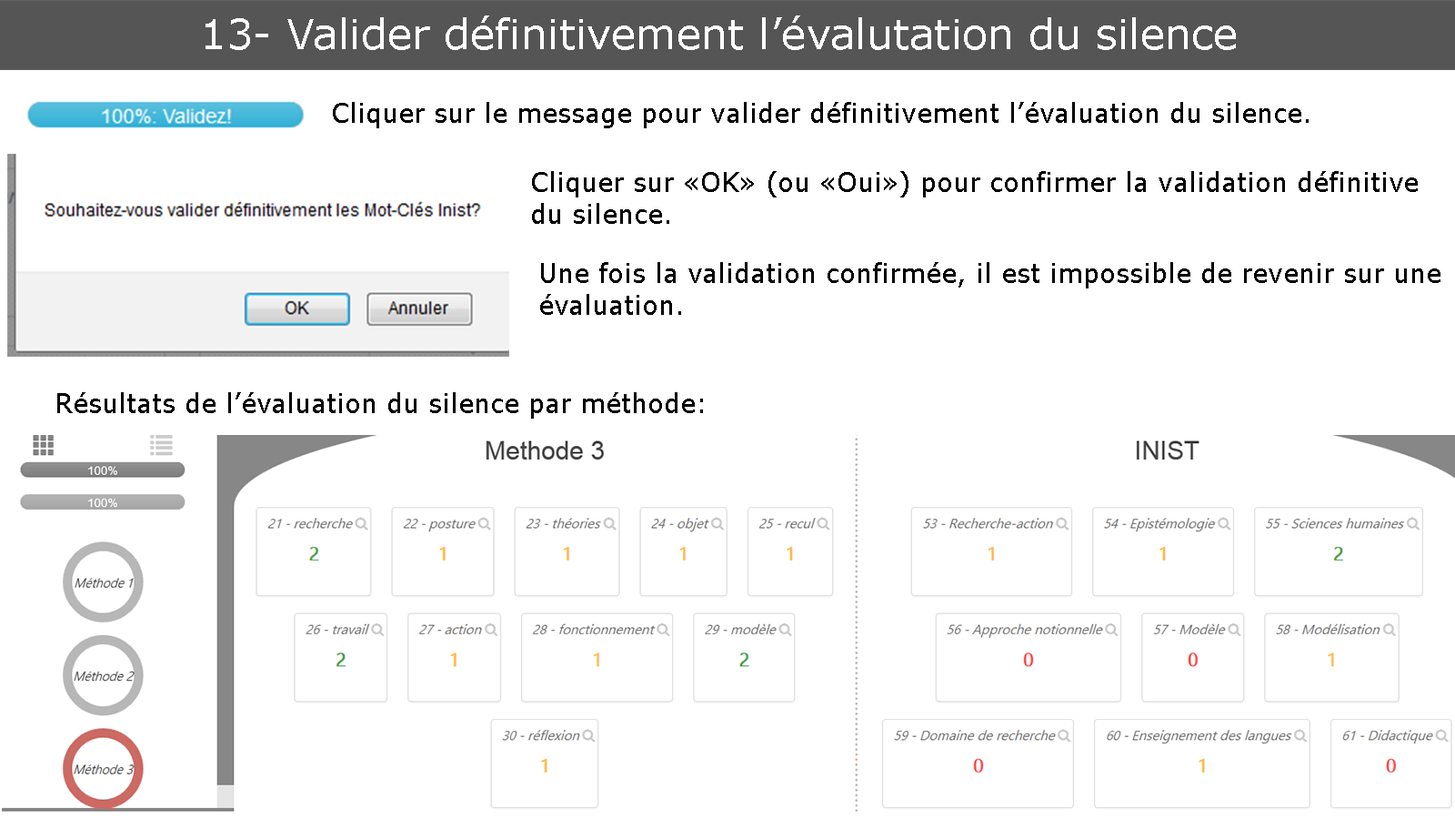
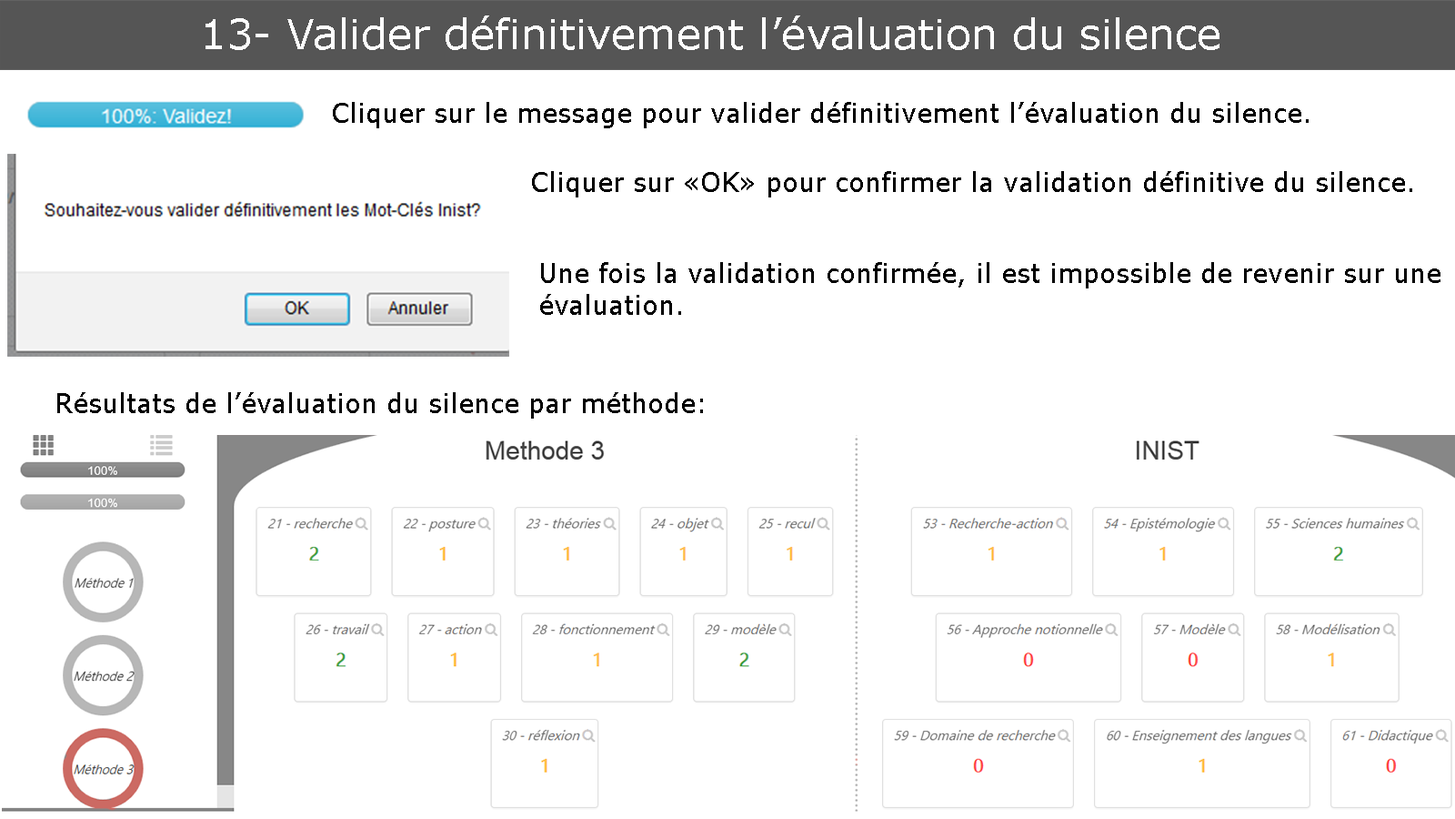
Layers edited between the first and the second 1455px x 819px image:
renamed "13- Valider définitivement l’évalutation du silence" to "13- Valider définitivement l’évaluation du silence", painted on it over [894, 17, 1237, 51]
renamed "Cliquer sur «OK» (ou «Oui») pour confirmer la validation défini" to "Cliquer sur «OK» pour confirmer la validation définitive du sil", painted on it over [532, 171, 1419, 224]
